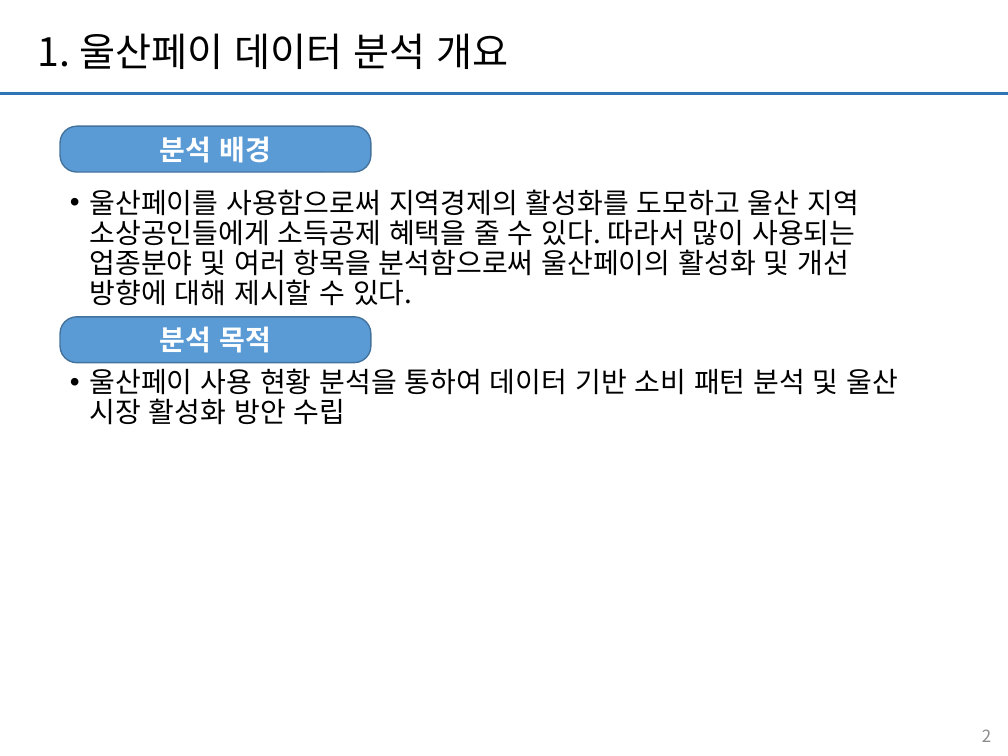
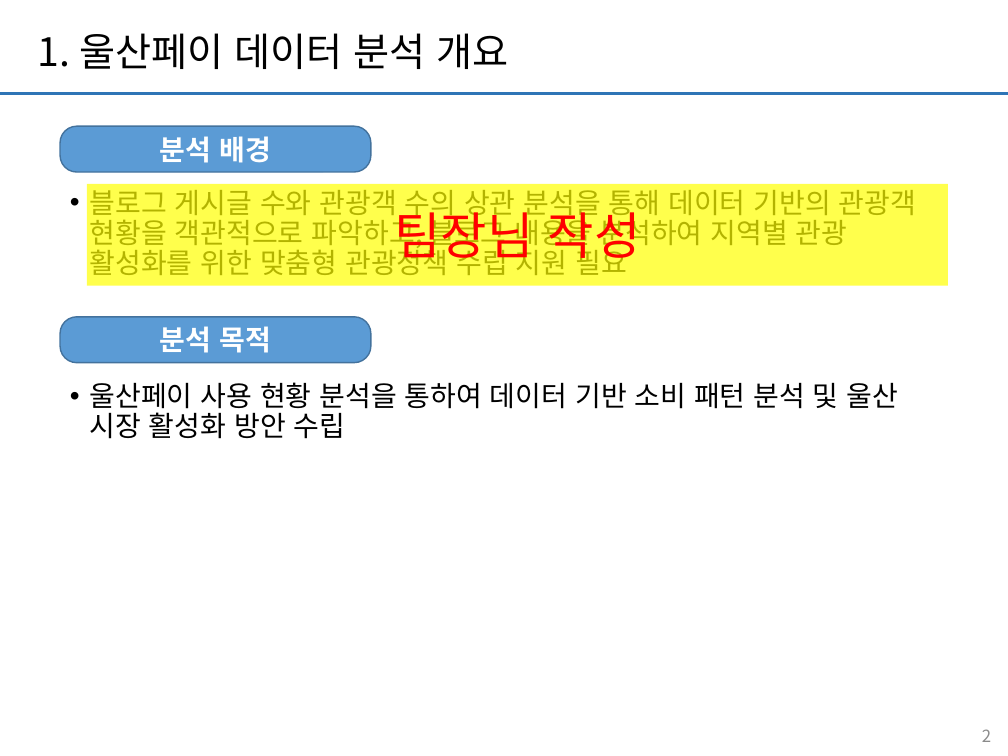
Before and after one commit to jamesjhk/Project_B, a slide deck: slide 2 of 빅데이터 기반 울산페이 사용 분석 보고서_ProjectB.pptx. Drawn at 1008x756 pixels with LibreOffice and Linux fonts; fonts in the diff are those of the drawing. Boxes give left, top, right and bottom in pixels: in the first picture for what was removed or moved away, otherwise in the second. Text is boxed around its words. In the diff, an @@ line names an element or a change of style, - is before the commit and + after.

```diff
--- a/빅데이터 기반 울산페이 사용 분석 보고서_ProjectB.pptx
+++ b/빅데이터 기반 울산페이 사용 분석 보고서_ProjectB.pptx
@@ rectangle added at (87, 183, 948, 285), fill #FFFF00 at 70% opacity, 36 pt, text #FF0000 @@
+팀장님 작성
@@ text at (90, 190, 916, 275): text changed @@
-• 울산페이를 사용함으로써 지역경제의 활성화를 도모하고 울산 지역 소상공인들에게 소득공제 혜택을 줄 수 있다. 따라서 많이 사용되는 업종분야 및 여러 항목을 분석함으로써 울산페이의 활성화 및 개선 방향에 대해 제시할 수 있다.
+• 블로그 게시글 수와 관광객 수의 상관 분석을 통해 데이터 기반의 관광객 현황을 객관적으로 파악하고, 블로그 내용을 분석하여 지역별 관광 활성화를 위한 맞춤형 관광정책 수립 지원 필요
```
Also in this commit, not shown: 6 other slides changed, 3 slides added, 2 slides removed.
